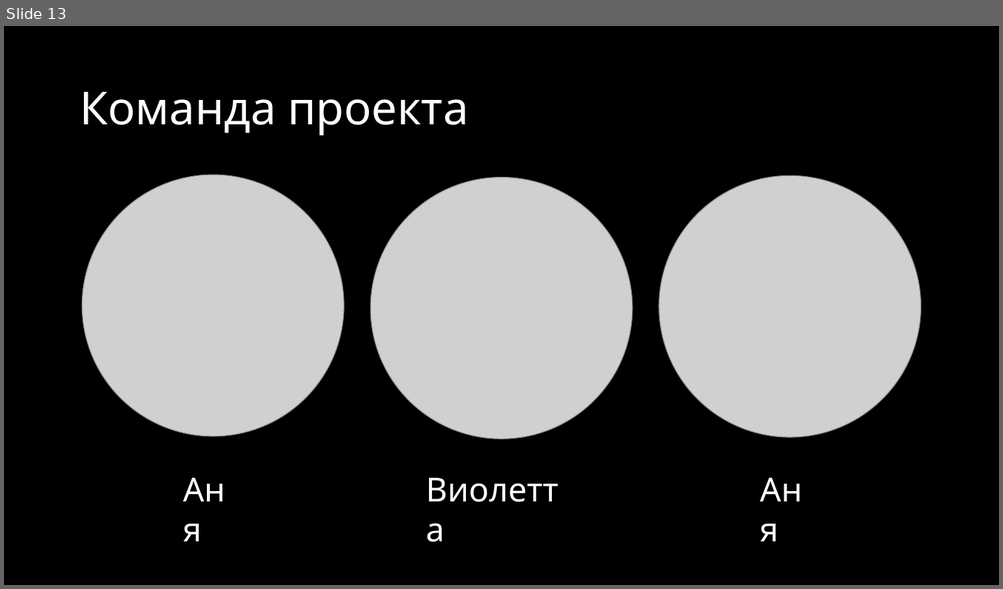
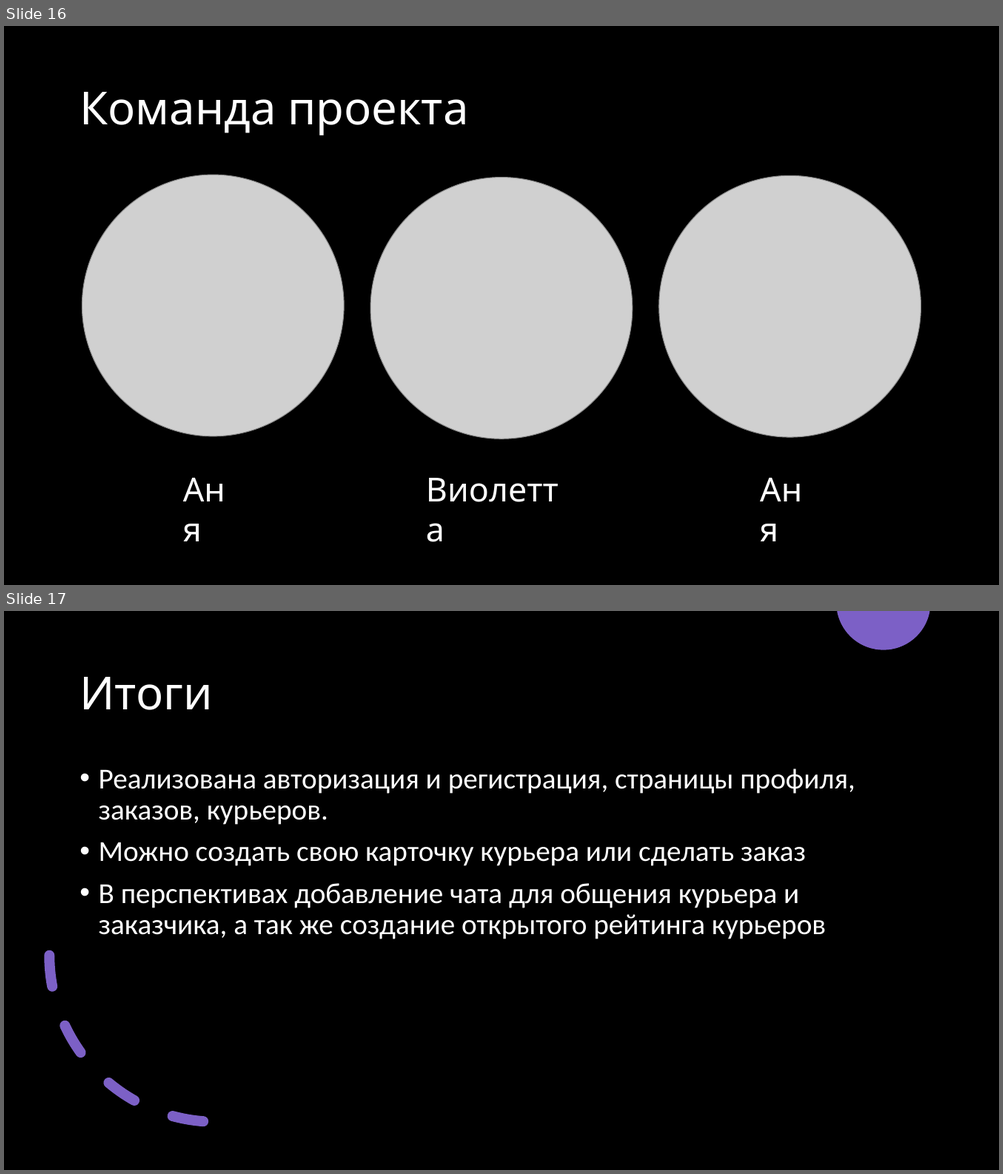
Before and after one commit to Flnchkv/Dostavochka, a slide deck: Презентация.pptx. Shown one above the other, each under a label of ours: slide 13 before the commit, slides 16 and 17 after it. The pictures are 1003x589 and 1003x1174 pixels, drawn with LibreOffice and Linux fonts; fonts in the diff are those of the drawing; grey boxes stand for pictures. Boxes give left, top, right and bottom in pixels: in the first picture for what was removed or moved away, otherwise in the second. Text is boxed around its words. In the diff, an @@ line names an element or a change of style, - is before the commit and + after.

```diff
--- a/Презентация.pptx
+++ b/Презентация.pptx
@@ slide 17 added at bbox=[4, 611, 999, 1170], background #000000 @@
@@ freeform shape added at bbox=[836, 611, 929, 649], fill #7C60C6 @@
@@ title added at bbox=[79, 677, 213, 710], 44 pt, text #FFFFFF @@
+Итоги
@@ text added at bbox=[99, 769, 854, 940], 28 pt, text #FFFFFF @@
+• Реализована авторизация и регистрация, страницы профиля, заказов, курьеров.
+• Можно создать свою карточку курьера или сделать заказ
+• В перспективах добавление чата для общения курьера и заказчика, а так же создание открытого рейтинга курьеров
@@ arc (boxed as its full ellipse) added at bbox=[50, 789, 383, 1123], outline #7C60C6 10 pt dashed @@
@@ what was slide 13 is now slide 16 @@
```
Also in this commit, not shown: 4 slides changed, 3 other slides added, 1 slide removed, 2 other files.
